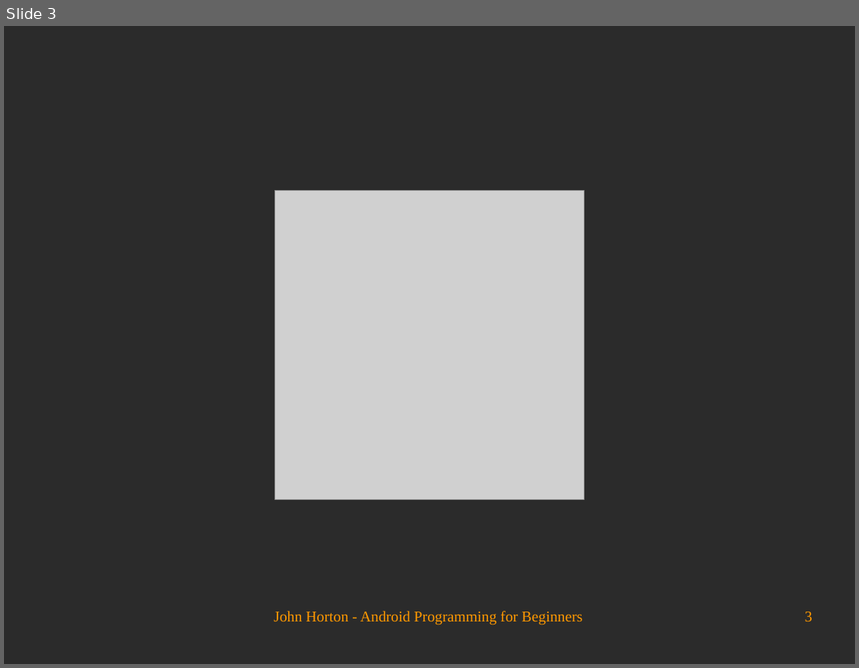
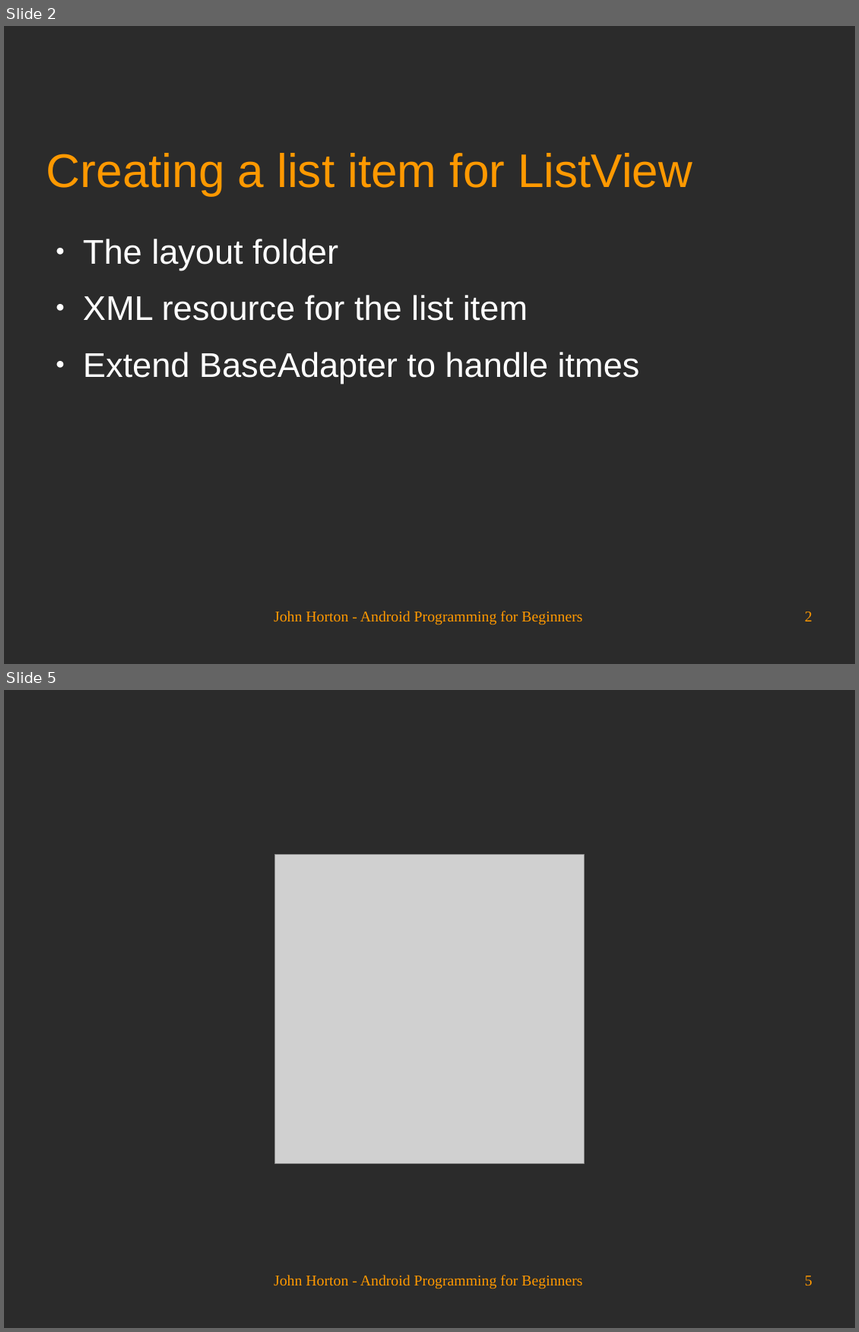
Before and after one commit to Academy-Soft-Intellect/Android-Programming-for-Beginners, a slide deck: 14_Handling_and_Displaying_Notes_in_Note_To_Self.odp. Shown one above the other, each under a label of ours: slide 3 before the commit, slides 2 and 5 after it; the slides between them are not shown. The pictures are 859x668 and 859x1332 pixels, drawn with LibreOffice and Linux fonts; fonts in the diff are those of the drawing; grey boxes stand for pictures; background and template pictures are left out; a plain dark background stands for a picture behind light text. Boxes give left, top, right and bottom in pixels: in the first picture for what was removed or moved away, otherwise in the second. Text is boxed around its words. In the diff, an @@ line names an element or a change of style, - is before the commit and + after.

```diff
--- a/14_Handling_and_Displaying_Notes_in_Note_To_Self.odp
+++ b/14_Handling_and_Displaying_Notes_in_Note_To_Self.odp
@@ slide 2 added at (4, 26, 855, 664), background picture (left out) @@
@@ title added at (47, 153, 693, 195), 44 pt, text #FF9900 @@
+Creating a list item for ListView
@@ text added at (83, 239, 640, 383), 32 pt, text #FFFFFF @@
+● The layout folder
+● XML resource for the list item
+● Extend BaseAdapter to handle itmes
@@ text added at (274, 611, 582, 626), 14 pt, text #FF9900 @@
+John Horton - Android Programming for Beginners
@@ page number added at (805, 612, 813, 622), 14 pt, text #FF9900 @@
+2
@@ what was slide 3 is now slide 5 @@
@@ page number at (805, 1276, 813, 1286): text changed @@
-3
+5
```
Also in this commit, not shown: 2 slides changed, 1 other slide added.
